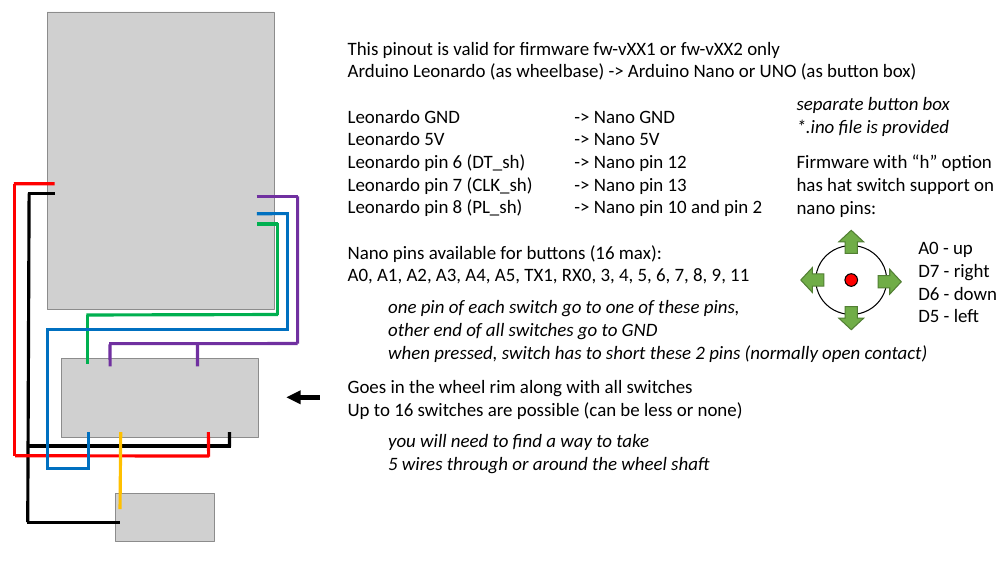
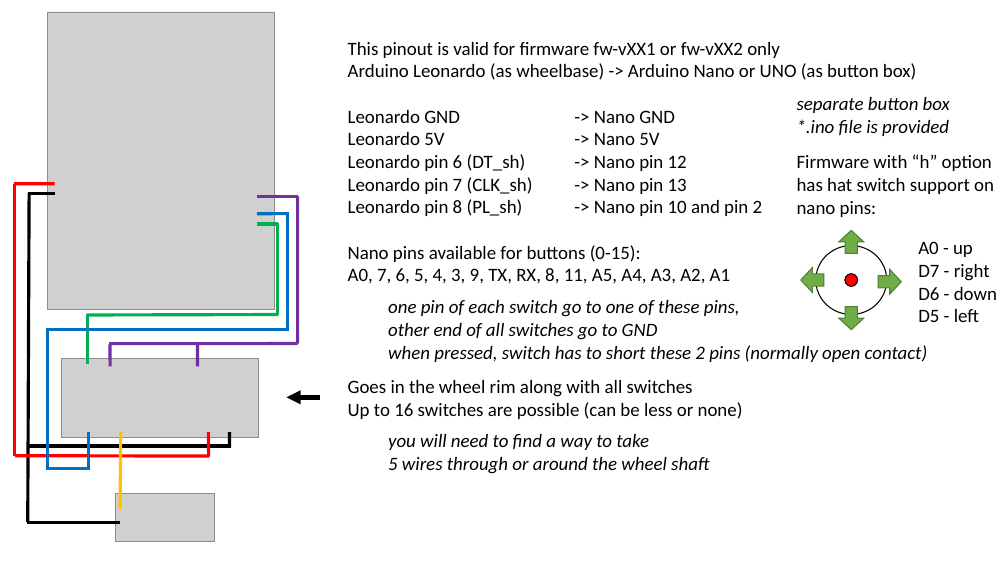
Before and after one commit to ranenbg/Arduino-FFB-wheel, a slide deck: slide 1 of brWheel_my/wirings/Firmware-vXX1 button box pinout.pptx. Drawn at 1008x567 pixels with LibreOffice and Linux fonts; fonts in the diff are those of the drawing; grey boxes stand for pictures. Boxes give left, top, right and bottom in pixels: in the first picture for what was removed or moved away, otherwise in the second. Text is boxed around its words. In the diff, an @@ line names an element or a change of style, - is before the commit and + after.

```diff
--- a/brWheel_my/wirings/Firmware-vXX1 button box pinout.pptx
+++ b/brWheel_my/wirings/Firmware-vXX1 button box pinout.pptx
@@ text at [348,245,730,284]: text changed @@
-Nano pins available for buttons (16 max):
-A0, A1, A2, A3, A4, A5, TX1, RX0, 3, 4, 5, 6, 7, 8, 9, 11
+Nano pins available for buttons (0-15):
+A0, 7, 6, 5, 4, 3, 9, TX, RX, 8, 11, A5, A4, A3, A2, A1
```
Also in this commit, not shown: 13 other files.
